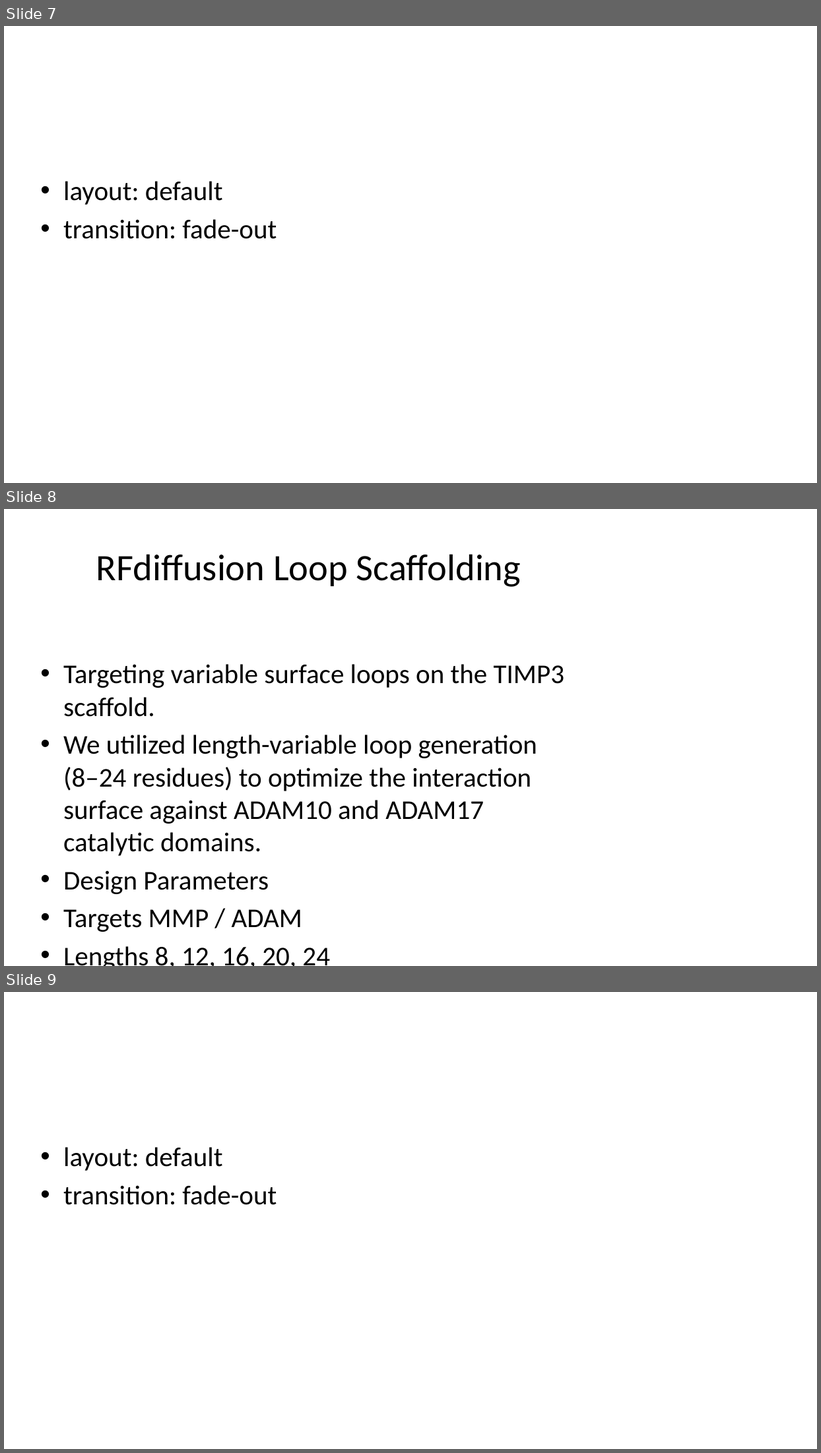
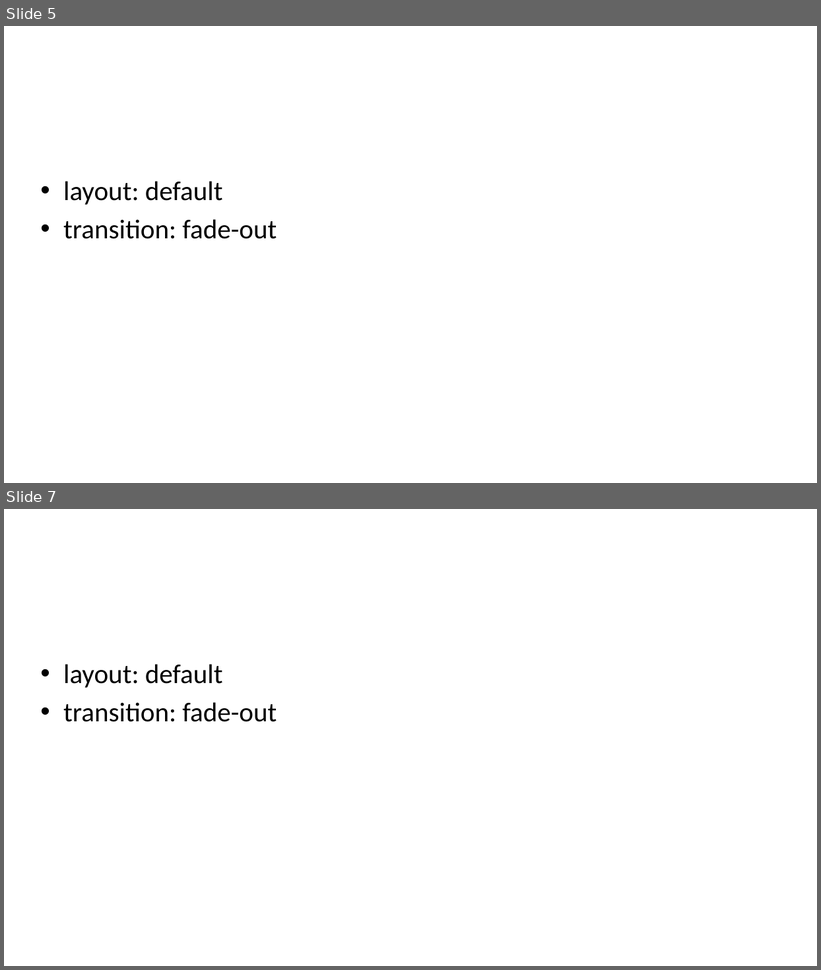
Before and after one commit to naryzach/PhD-Research, a slide deck: Demonstrations/Presentations/De_Novo_Binder_Generation/De_Novo_Binder_Skeleton.pptx. Shown one above the other, each under a label of ours: slides 7, 8 and 9 before the commit, slides 5 and 7 after it; the slides between them are not shown. The pictures are 821x1453 and 821x970 pixels, drawn with LibreOffice and Linux fonts; fonts in the diff are those of the drawing. Boxes give left, top, right and bottom in pixels: in the first picture for what was removed or moved away, otherwise in the second. Text is boxed around its words. In the diff, an @@ line names an element or a change of style, - is before the commit and + after.

```diff
--- a/Demonstrations/Presentations/De_Novo_Binder_Generation/De_Novo_Binder_Skeleton.pptx
+++ b/Demonstrations/Presentations/De_Novo_Binder_Generation/De_Novo_Binder_Skeleton.pptx
@@ slide 8 removed at [4, 509, 817, 966], background #FFFFFF @@
@@ title removed at [96, 554, 521, 587] @@
-RFdiffusion Loop Scaffolding
@@ text removed at [63, 664, 564, 966] @@
-• Targeting variable surface loops on the TIMP3 scaffold.
-• We utilized length-variable loop generation (8–24 residues) to optimize the interaction surface against ADAM10 and ADAM17 catalytic domains.
-• Design Parameters
-• Targets MMP / ADAM
-• Lengths 8, 12, 16, 20, 24
-• Noise 0.1 - 0.5
-• Iterations 50
@@ what was slide 7 is now slide 5 @@
@@ what was slide 9 is now slide 7 @@
```
Also in this commit, not shown: 6 slides changed, 46 slides added, 6 other slides removed, 3 other files.
